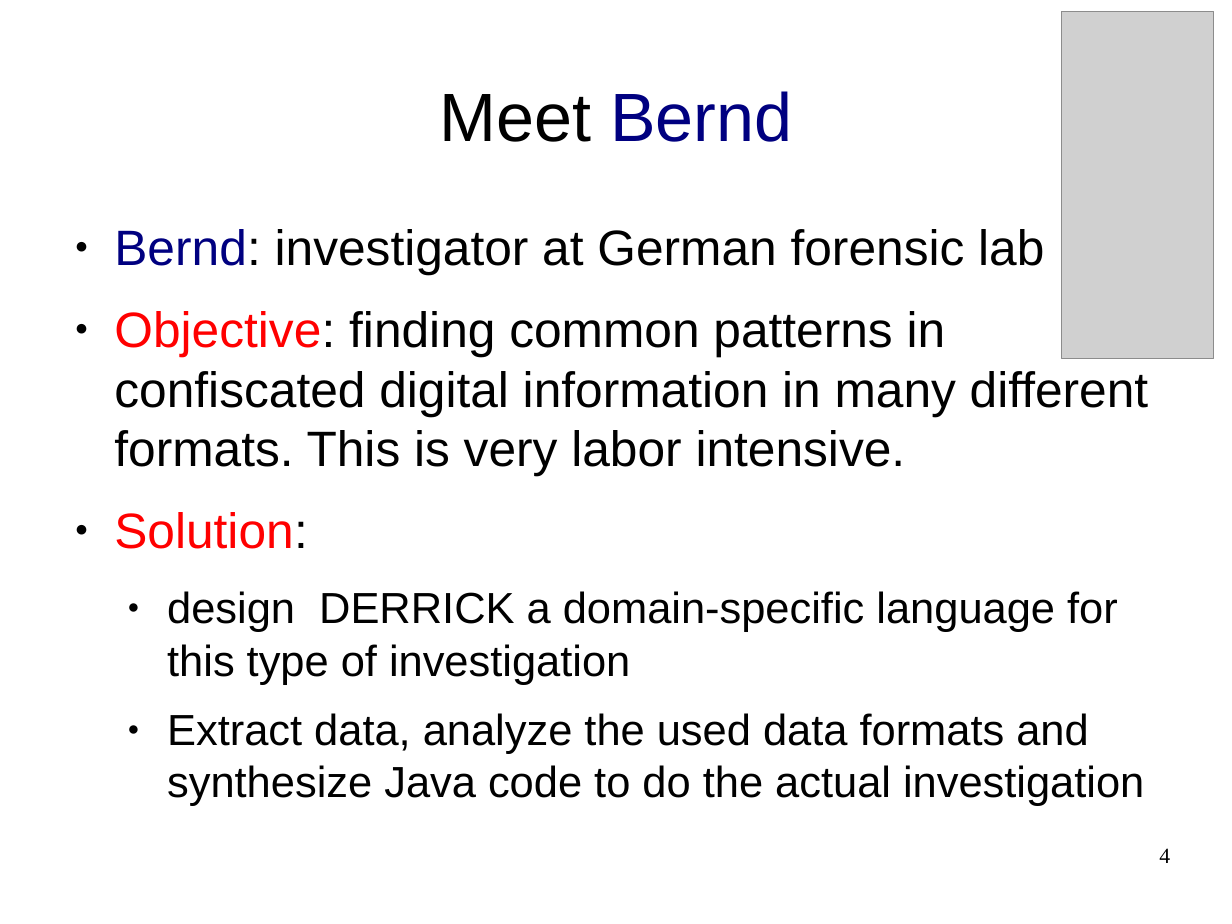
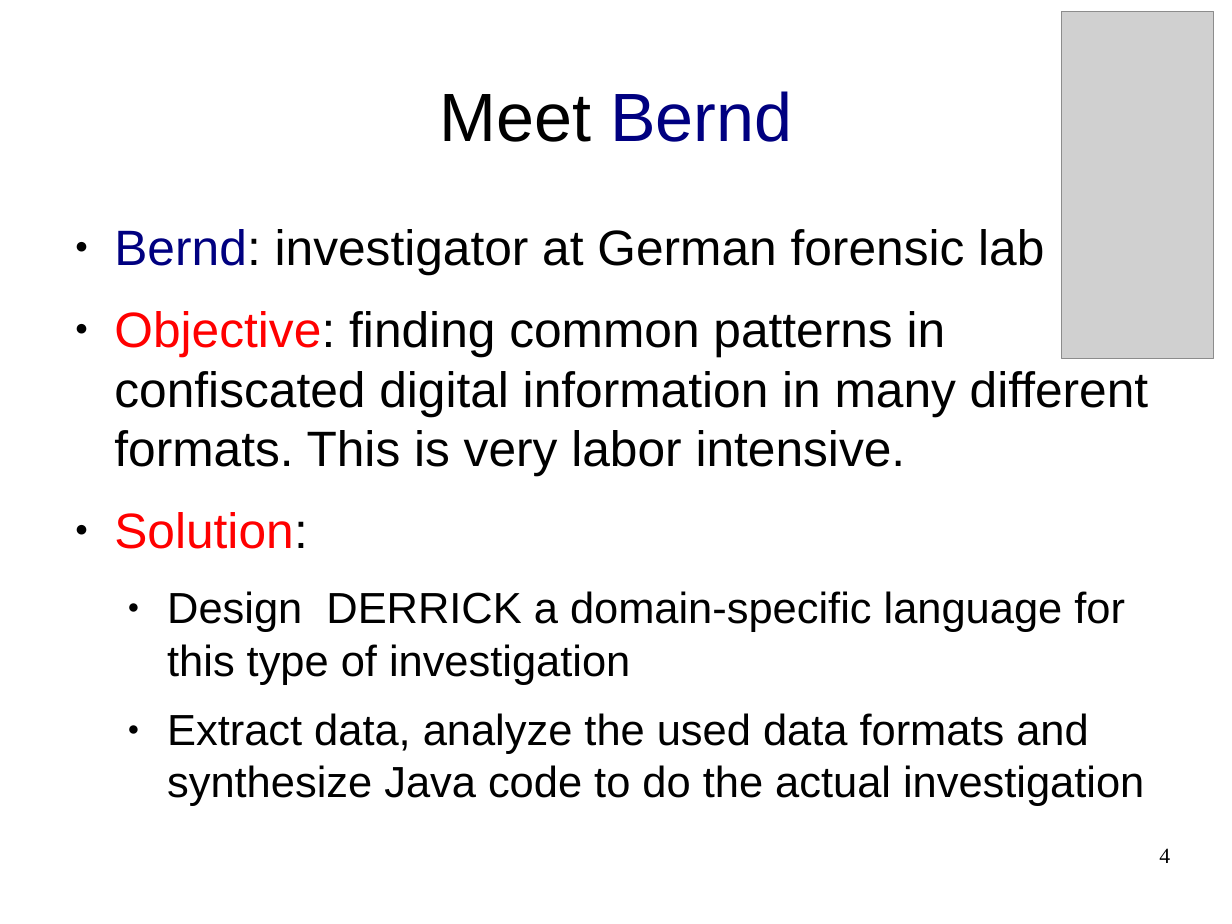
Before and after one commit to cwi-swat/meta-environment, a slide deck: slide 4 of meta-doc/analysis/rascal-slides/rascal-slides.odp. Drawn at 1232x924 pixels with LibreOffice and Linux fonts; fonts in the diff are those of the drawing; grey boxes stand for pictures; background and template pictures are left out. Boxes give left, top, right and bottom in pixels: in the first picture for what was removed or moved away, otherwise in the second. Text is boxed around its words. In the diff, an @@ line names an element or a change of style, - is before the commit and + after.

```diff
--- a/meta-doc/analysis/rascal-slides/rascal-slides.odp
+++ b/meta-doc/analysis/rascal-slides/rascal-slides.odp
@@ text at bbox=[167, 591, 1125, 685]: text changed @@
-  ● design DERRICK a domain-specific language for this type of investigation
+  ● Design DERRICK a domain-specific language for this type of investigation
```
Also in this commit, not shown: 12 other slides changed, 8 slides added, 1 other file.
